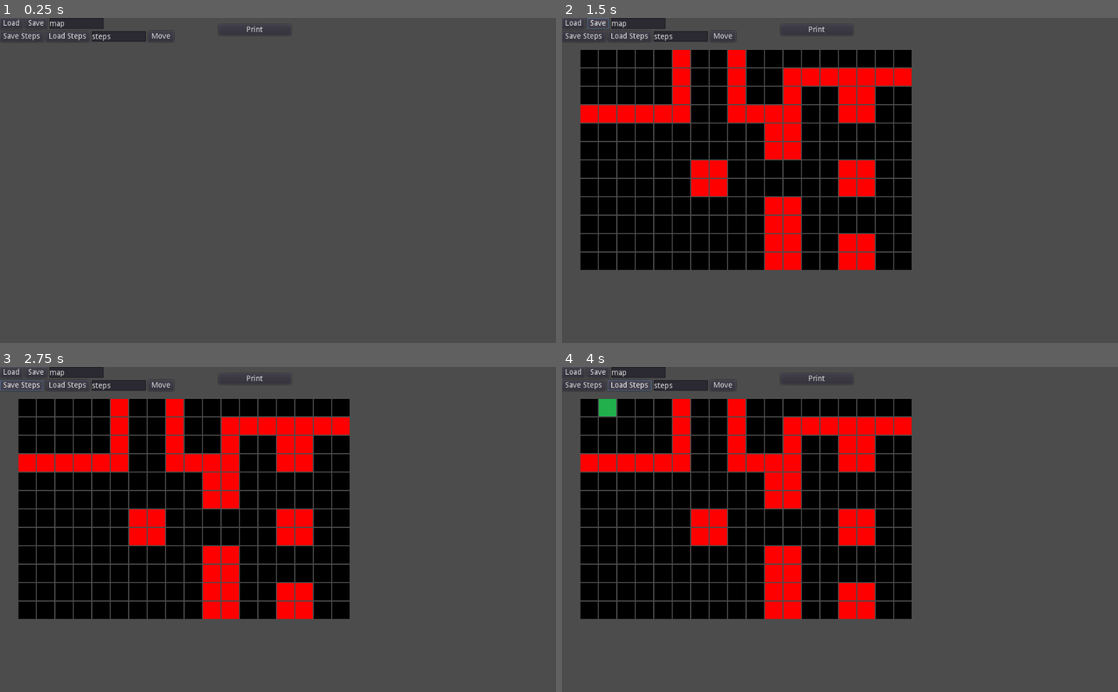
Above: before the commit, frames 1-4 (two rows, left to right).
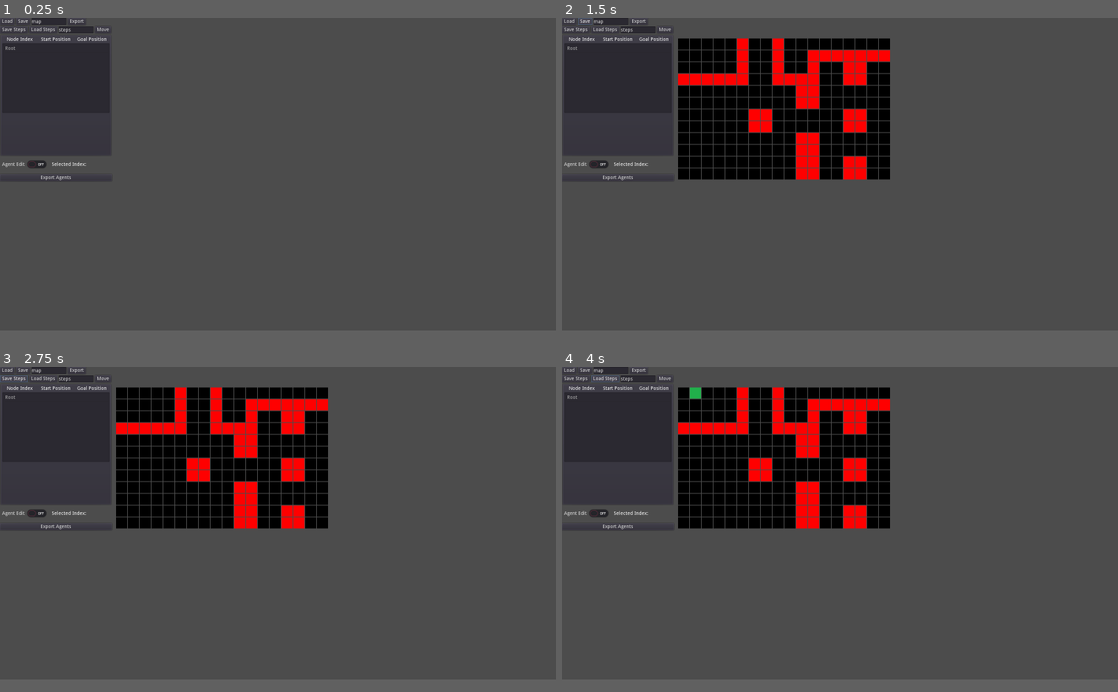
Above: after the commit, the same moments.

Repository: brcclark/MapViewer
Game: Godot game, scene res://scns/Main.tscn
Two runs of this game, one before a commit and one after it. Both use one fixed random seed, a clock stepped at 60 frames per second and the inputs below.
Inputs (mouse positions are in pixels of both pictures, inside the frame that each line leads up to):
- Up to frame 1 (0.25 s): no input
- Up to frame 2 (1.5 s): click "Load" at 0.5 s; click "Save" at 1.25 s
- Up to frame 3 (2.75 s): click "Save Steps" at 2 s
- Up to frame 4 (4 s): click (639, 370) at 2.75 s, where only the run after the commit has a clickable "Export"; click "Load Steps" at 3.5 s
In our replay, the window is 800x468 before the commit and 800x450 after it. These sizes can differ from the game's own. Grey fills any space a smaller window leaves; there, only what the larger window draws over its background counts as a difference.

The runs differ from the first frame. In frame 1, 5.2% of the frame differs, in the area x 0-52%, y 0-50%; in frame 2, 35%; in frame 3, 35%; in frame 4, 35%, in the area x 0-63%, y 0-78%.
Error before the commit: Invalid get index 'PlannedPath' (on base: 'PackedScene'). (res://scripts/Main.gd:121)
Error after the commit: Invalid get index 'PlannedPath' (on base: 'PackedScene'). (res://scripts/Main.gd:125)

Commit message:
made export for the map to eecbs format. Started to work on agent list

Diff:
--- /dev/null
+++ b/plugin.cfg
@@ -0,0 +1,7 @@
+[plugin]
+
+name="Godot Table"
+description="A table control which can be sort and select for Godot"
+author="sericaer@outlook.com"
+version="0.2.0"
+script="plugin.gd"
--- a/project.godot
+++ b/project.godot
@@ -35,6 +35,15 @@
 config/name="MapVisualizer"
 run/main_scene="res://scns/Main.tscn"
 
+[display]
+
+window/size/width=1600
+window/size/height=900
+
+[global]
+
+resol=false
+
 [physics]
 
 common/enable_pause_aware_picking=true
--- a/scns/Main.tscn
+++ b/scns/Main.tscn
@@ -14,6 +14,8 @@
 [node name="UI" type="Control" parent="."]
 anchor_right = 1.0
 anchor_bottom = 1.0
+margin_top = 1.0
+margin_bottom = 1.0
 __meta__ = {
 "_edit_use_anchors_": false
 }
@@ -27,14 +29,28 @@
 "_edit_use_anchors_": false
 }
 
-[node name="Map" type="HBoxContainer" parent="UI/CanvasLayer/VBoxContainer"]
-margin_right = 320.0
-margin_bottom = 20.0
-__meta__ = {
-"_edit_use_anchors_": false
-}
-
-[node name="Load" type="Button" parent="UI/CanvasLayer/VBoxContainer/Map"]
+[node name="HBoxContainer" type="HBoxContainer" parent="UI/CanvasLayer/VBoxContainer"]
+margin_right = 322.0
+margin_bottom = 44.0
+__meta__ = {
+"_edit_use_anchors_": false
+}
+
+[node name="VBoxContainer2" type="VBoxContainer" parent="UI/CanvasLayer/VBoxContainer/HBoxContainer"]
+margin_right = 320.0
+margin_bottom = 44.0
+__meta__ = {
+"_edit_use_anchors_": false
+}
+
+[node name="Map" type="HBoxContainer" parent="UI/CanvasLayer/VBoxContainer/HBoxContainer/VBoxContainer2"]
+margin_right = 320.0
+margin_bottom = 20.0
+__meta__ = {
+"_edit_use_anchors_": false
+}
+
+[node name="Load" type="Button" parent="UI/CanvasLayer/VBoxContainer/HBoxContainer/VBoxContainer2/Map"]
 margin_right = 42.0
 margin_bottom = 20.0
 text = "Load"
@@ -42,7 +58,7 @@
 "_edit_use_anchors_": false
 }
 
-[node name="Save" type="Button" parent="UI/CanvasLayer/VBoxContainer/Map"]
+[node name="Save" type="Button" parent="UI/CanvasLayer/VBoxContainer/HBoxContainer/VBoxContainer2/Map"]
 margin_left = 46.0
 margin_right = 87.0
 margin_bottom = 20.0
@@ -51,7 +67,7 @@
 "_edit_use_anchors_": false
 }
 
-[node name="MapFile" type="TextEdit" parent="UI/CanvasLayer/VBoxContainer/Map"]
+[node name="MapFile" type="TextEdit" parent="UI/CanvasLayer/VBoxContainer/HBoxContainer/VBoxContainer2/Map"]
 margin_left = 91.0
 margin_right = 191.0
 margin_bottom = 20.0
@@ -61,17 +77,23 @@
 "_edit_use_anchors_": false
 }
 
-[node name="Steps" type="HBoxContainer" parent="UI/CanvasLayer/VBoxContainer"]
+[node name="BtnExport" type="Button" parent="UI/CanvasLayer/VBoxContainer/HBoxContainer/VBoxContainer2/Map"]
+margin_left = 195.0
+margin_right = 247.0
+margin_bottom = 20.0
+text = "Export"
+
+[node name="Steps" type="HBoxContainer" parent="UI/CanvasLayer/VBoxContainer/HBoxContainer/VBoxContainer2"]
 margin_top = 24.0
 margin_right = 320.0
 margin_bottom = 44.0
 
-[node name="SaveSteps" type="Button" parent="UI/CanvasLayer/VBoxContainer/Steps"]
+[node name="SaveSteps" type="Button" parent="UI/CanvasLayer/VBoxContainer/HBoxContainer/VBoxContainer2/Steps"]
 margin_right = 80.0
 margin_bottom = 20.0
 text = "Save Steps"
 
-[node name="LoadSteps" type="Button" parent="UI/CanvasLayer/VBoxContainer/Steps"]
+[node name="LoadSteps" type="Button" parent="UI/CanvasLayer/VBoxContainer/HBoxContainer/VBoxContainer2/Steps"]
 margin_left = 84.0
 margin_right = 165.0
 margin_bottom = 20.0
@@ -80,7 +102,7 @@
 "_edit_use_anchors_": false
 }
 
-[node name="StepFile" type="TextEdit" parent="UI/CanvasLayer/VBoxContainer/Steps"]
+[node name="StepFile" type="TextEdit" parent="UI/CanvasLayer/VBoxContainer/HBoxContainer/VBoxContainer2/Steps"]
 margin_left = 169.0
 margin_right = 269.0
 margin_bottom = 20.0
@@ -90,7 +112,7 @@
 "_edit_use_anchors_": false
 }
 
-[node name="Move" type="Button" parent="UI/CanvasLayer/VBoxContainer/Steps"]
+[node name="Move" type="Button" parent="UI/CanvasLayer/VBoxContainer/HBoxContainer/VBoxContainer2/Steps"]
 margin_left = 273.0
 margin_right = 320.0
 margin_bottom = 20.0
@@ -99,22 +121,107 @@
 "_edit_use_anchors_": false
 }
 
-[node name="print" type="Button" parent="UI/CanvasLayer"]
-margin_left = 403.0
-margin_top = 12.0
-margin_right = 536.0
-margin_bottom = 32.0
-text = "Print"
-__meta__ = {
-"_edit_use_anchors_": false
-}
+[node name="VBoxContainer" type="VBoxContainer" parent="UI/CanvasLayer/VBoxContainer"]
+margin_top = 48.0
+margin_right = 322.0
+margin_bottom = 470.0
+__meta__ = {
+"_edit_use_anchors_": false
+}
+
+[node name="Panel" type="PanelContainer" parent="UI/CanvasLayer/VBoxContainer/VBoxContainer"]
+margin_right = 322.0
+margin_bottom = 350.0
+rect_min_size = Vector2( 300, 350 )
+
+[node name="VBoxContainer" type="VBoxContainer" parent="UI/CanvasLayer/VBoxContainer/VBoxContainer/Panel"]
+margin_left = 7.0
+margin_top = 7.0
+margin_right = 315.0
+margin_bottom = 343.0
+__meta__ = {
+"_edit_use_anchors_": false
+}
+
+[node name="Row" type="HBoxContainer" parent="UI/CanvasLayer/VBoxContainer/VBoxContainer/Panel/VBoxContainer"]
+margin_right = 308.0
+margin_bottom = 14.0
+
+[node name="NodeIndex" type="Label" parent="UI/CanvasLayer/VBoxContainer/VBoxContainer/Panel/VBoxContainer/Row"]
+margin_right = 100.0
+margin_bottom = 14.0
+rect_min_size = Vector2( 100, 0 )
+text = "Node Index"
+align = 1
+
+[node name="StartPosition" type="Label" parent="UI/CanvasLayer/VBoxContainer/VBoxContainer/Panel/VBoxContainer/Row"]
+margin_left = 104.0
+margin_right = 204.0
+margin_bottom = 14.0
+rect_min_size = Vector2( 100, 0 )
+text = "Start Position"
+align = 1
+
+[node name="GoalPosition" type="Label" parent="UI/CanvasLayer/VBoxContainer/VBoxContainer/Panel/VBoxContainer/Row"]
+margin_left = 208.0
+margin_right = 308.0
+margin_bottom = 14.0
+rect_min_size = Vector2( 100, 0 )
+text = "Goal Position"
+align = 1
+
+[node name="Tree" type="Tree" parent="UI/CanvasLayer/VBoxContainer/VBoxContainer/Panel/VBoxContainer"]
+margin_top = 18.0
+margin_right = 308.0
+margin_bottom = 218.0
+rect_min_size = Vector2( 0, 200 )
+columns = 3
+hide_folding = true
+
+[node name="AgentEditing" type="HBoxContainer" parent="UI/CanvasLayer/VBoxContainer/VBoxContainer"]
+margin_top = 354.0
+margin_right = 322.0
+margin_bottom = 394.0
+__meta__ = {
+"_edit_use_anchors_": false
+}
+
+[node name="AgentEditMode" type="CheckButton" parent="UI/CanvasLayer/VBoxContainer/VBoxContainer/AgentEditing"]
+margin_right = 145.0
+margin_bottom = 40.0
+text = "Agent Edit"
+
+[node name="Label" type="Label" parent="UI/CanvasLayer/VBoxContainer/VBoxContainer/AgentEditing"]
+margin_left = 149.0
+margin_top = 13.0
+margin_right = 248.0
+margin_bottom = 27.0
+text = "Selected Index:"
+
+[node name="SelectedIndex" type="Label" parent="UI/CanvasLayer/VBoxContainer/VBoxContainer/AgentEditing"]
+margin_left = 252.0
+margin_top = 13.0
+margin_right = 268.0
+margin_bottom = 27.0
+rect_min_size = Vector2( 16, 0 )
+
+[node name="Steps" type="HBoxContainer" parent="UI/CanvasLayer/VBoxContainer/VBoxContainer"]
+margin_top = 398.0
+margin_right = 322.0
+margin_bottom = 398.0
+
+[node name="ExportAgents" type="Button" parent="UI/CanvasLayer/VBoxContainer/VBoxContainer"]
+margin_top = 402.0
+margin_right = 322.0
+margin_bottom = 422.0
+text = "Export Agents"
 
 [node name="map" type="Node2D" parent="."]
-position = Vector2( 50, 75 )
-
-[connection signal="pressed" from="UI/CanvasLayer/VBoxContainer/Map/Load" to="." method="_on_Button_pressed"]
-[connection signal="pressed" from="UI/CanvasLayer/VBoxContainer/Map/Save" to="." method="_on_Save_pressed"]
-[connection signal="pressed" from="UI/CanvasLayer/VBoxContainer/Steps/SaveSteps" to="." method="_on_SaveSteps_pressed"]
-[connection signal="pressed" from="UI/CanvasLayer/VBoxContainer/Steps/LoadSteps" to="." method="_on_LoadSteps_pressed"]
-[connection signal="pressed" from="UI/CanvasLayer/VBoxContainer/Steps/Move" to="." method="_on_Move_pressed"]
-[connection signal="pressed" from="UI/CanvasLayer/print" to="." method="_on_print_pressed"]
+position = Vector2( 350, 75 )
+
+[connection signal="pressed" from="UI/CanvasLayer/VBoxContainer/HBoxContainer/VBoxContainer2/Map/Load" to="." method="_on_Button_pressed"]
+[connection signal="pressed" from="UI/CanvasLayer/VBoxContainer/HBoxContainer/VBoxContainer2/Map/Save" to="." method="_on_Save_pressed"]
+[connection signal="pressed" from="UI/CanvasLayer/VBoxContainer/HBoxContainer/VBoxContainer2/Map/BtnExport" to="." method="_on_BtnExport_pressed"]
+[connection signal="pressed" from="UI/CanvasLayer/VBoxContainer/HBoxContainer/VBoxContainer2/Steps/SaveSteps" to="." method="_on_SaveSteps_pressed"]
+[connection signal="pressed" from="UI/CanvasLayer/VBoxContainer/HBoxContainer/VBoxContainer2/Steps/LoadSteps" to="." method="_on_LoadSteps_pressed"]
+[connection signal="pressed" from="UI/CanvasLayer/VBoxContainer/HBoxContainer/VBoxContainer2/Steps/Move" to="." method="_on_Move_pressed"]
--- a/scripts/Main.gd
+++ b/scripts/Main.gd
@@ -4,6 +4,8 @@
 export(PackedScene) var NodeTile
 export(PackedScene) var ObstacleTile
 export(PackedScene) var AgentScn
+
+onready var agentTree = get_node("UI/CanvasLayer/VBoxContainer/VBoxContainer/Panel/VBoxContainer/Tree")
 
 var SavedPath : Array = []
 var currentMap : Map = Map.new()
@@ -51,8 +53,10 @@
 		return Vector2((worldPos.x - self.NodeSize.x / 2) / (self.NodeSize.x + self.spacing), (worldPos.y -self.NodeSize.y / 2) / (self.NodeSize.y + self.spacing))
 
 
-func _init():
-	pass
+func _ready():
+	var root = agentTree.create_item()
+	root.set_text(0,"Root")
+
 
 
 func saveMap():
@@ -61,14 +65,14 @@
 	currentMap.NodeSize = Vector2(32,32)
 	currentMap.spacing = 2
 	var fi = File.new()
-	fi.open("res://maps/" + $UI/CanvasLayer/VBoxContainer/Map/MapFile.text + ".json", File.WRITE)
+	fi.open("res://maps/" + $UI/CanvasLayer/VBoxContainer/HBoxContainer/VBoxContainer2/Map/MapFile.text + ".json", File.WRITE)
 	fi.store_string(JSON.print(currentMap.Save(),"\t"))
 	fi.close()
 
 func drawMap():
 
 	var fi = File.new()
-	fi.open("res://maps/" + $UI/CanvasLayer/VBoxContainer/Map/MapFile.text + ".json", File.READ)
+	fi.open("res://maps/" + $UI/CanvasLayer/VBoxContainer/HBoxContainer/VBoxContainer2/Map/MapFile.text + ".json", File.READ)
 	var text = fi.get_as_text()
 	var result_json = JSON.parse(text)
 	currentMap.Load(result_json.result)
@@ -92,13 +96,13 @@
 
 func savePath():
 	var fi = File.new()
-	fi.open("res://" + $UI/CanvasLayer/VBoxContainer/Steps/StepFile.text + ".json", File.WRITE)
+	fi.open("res://" + $UI/CanvasLayer/VBoxContainer/HBoxContainer/VBoxContainer2/Steps/StepFile.text + ".json", File.WRITE)
 	fi.store_string(AgentScn.GetSaveData())
 	fi.close()
 
 func loadPath() -> void:
 	var fi = File.new()
-	fi.open("res://" + $UI/CanvasLayer/VBoxContainer/Steps/StepFile.text + ".json", File.READ)
+	fi.open("res://" + $UI/CanvasLayer/VBoxContainer/HBoxContainer/VBoxContainer2/Steps/StepFile.text + ".json", File.READ)
 	var text = fi.get_as_text()
 	var result_json = JSON.parse(text)
 	fi.close()
@@ -129,7 +133,7 @@
 
 func _on_LoadSteps_pressed():
 	var fi = File.new()
-	fi.open("res://" + $UI/CanvasLayer/VBoxContainer/Steps/StepFile.text + ".json", File.READ)
+	fi.open("res://" + $UI/CanvasLayer/VBoxContainer/HBoxContainer/VBoxContainer2/Steps/StepFile.text + ".json", File.READ)
 	var text = fi.get_as_text()
 	var result_json = JSON.parse(text)
 	Agent1 = AgentScn.instance()
@@ -166,3 +170,26 @@
 			$map.add_child(agnt)
 			Agents.append(agnt)
 	fi.close()
+
+
+func _on_BtnExport_pressed():
+	# Export the current map to a txt file for EECBS running
+	ExportMap($UI/CanvasLayer/VBoxContainer/HBoxContainer/VBoxContainer2/Map/MapFile.text + ".txt")
+	pass # Replace with function body.
+
+func ExportMap(filePath : String) -> void:
+	var fi = File.new()
+	fi.open("res://maps/" + filePath,File.WRITE)
+	fi.store_string("type octile\n")
+	fi.store_string("height " + String(currentMap.height) + "\n")
+	fi.store_string("width " + String(currentMap.width) + "\n")
+	for y in range(0,currentMap.height,1):
+		var line = "" as String
+		for x in range(0,currentMap.width,1):
+			if currentMap.Obstacles.find(Vector2(x,y)) >= 0:
+				line += "@"
+			else:
+				line += "."
+		line += "\n"
+		fi.store_string(line)
+	fi.close()
Not shown, added: maps/map.txt
Not shown, added: LICENSE
Not shown, added: README.md
